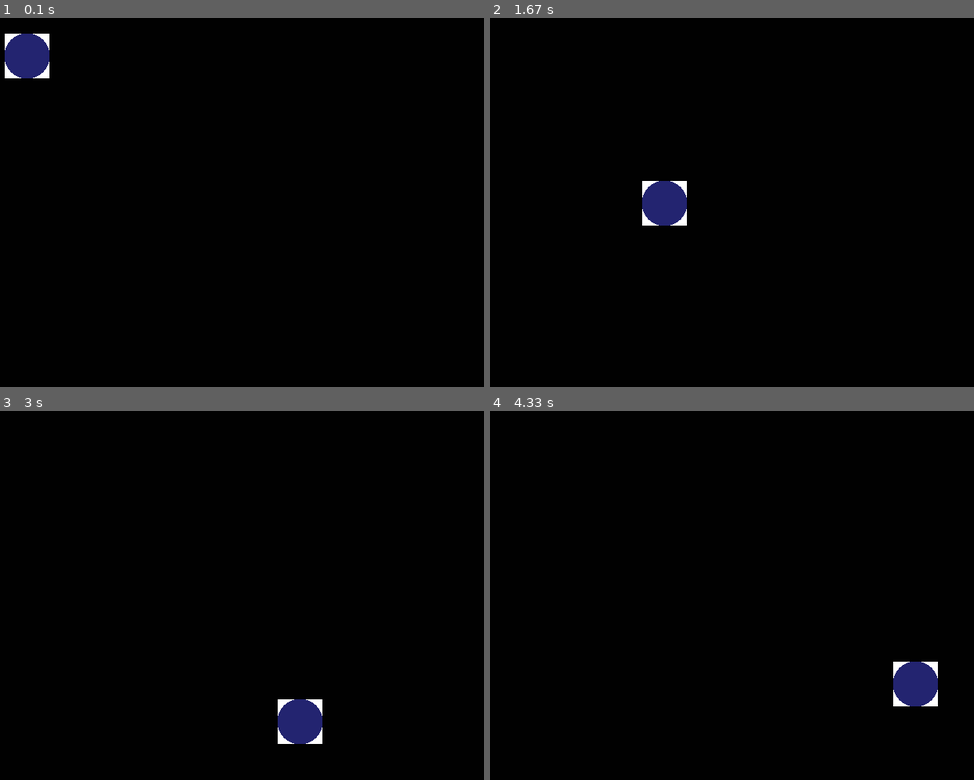
Above: before the commit, frames 1-4 (two rows, left to right).
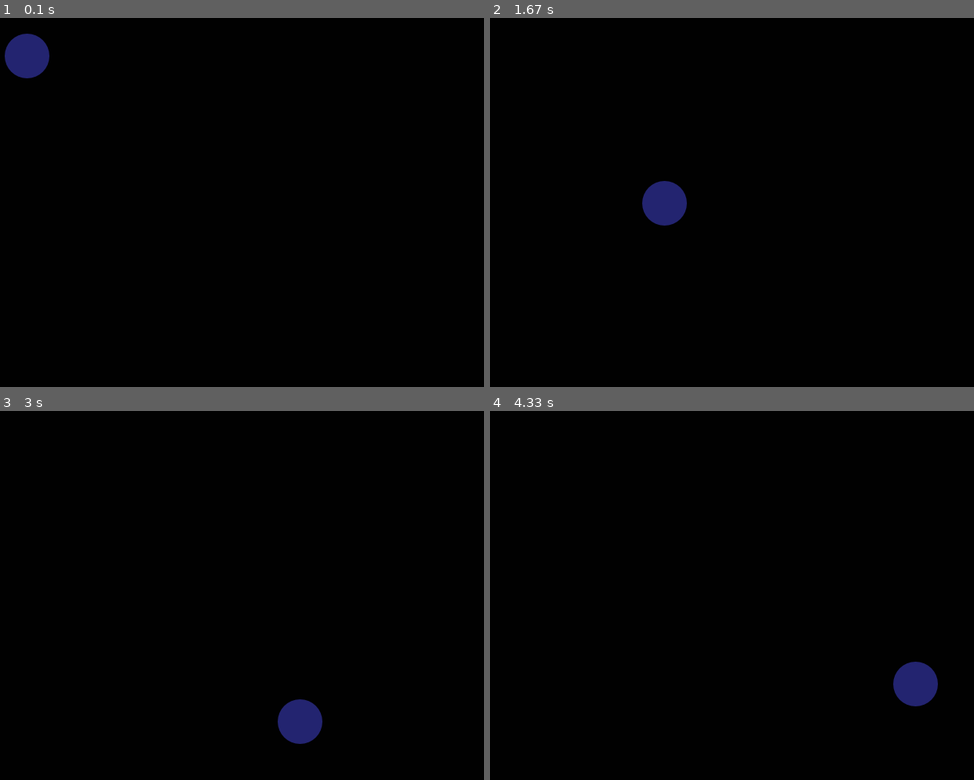
Above: after the commit, the same moments.

Repository: jceipek/Complete-Galactic-Dominion
Game: pygame game, started from pyGameTest.py
Two runs of this game, one before a commit and one after it. Both use one fixed random seed, a clock stepped at 60 frames per second and the inputs below.
Inputs:
- Up to frame 1 (0.1 s): no input
- Up to frame 2 (1.67 s): no input
- Up to frame 3 (3 s): no input
- Up to frame 4 (4.33 s): no input

The runs differ from the first frame. In frame 1, 0.3% of the frame differs, in the area x 0-11%, y 4-17%; in frame 2, 0.3%; in frame 3, 0.3%; in frame 4, 0.3%.

Commit message:
Fixed bounding box animation error.

Diff:
--- a/pyGameTest.py
+++ b/pyGameTest.py
@@ -7,7 +7,7 @@
 
 screen = pygame.display.set_mode(size)
 
-ball = pygame.image.load("ball.png").convert()
+ball = pygame.image.load("ball.png")
 ballrect = ball.get_rect()
 
 while 1:
